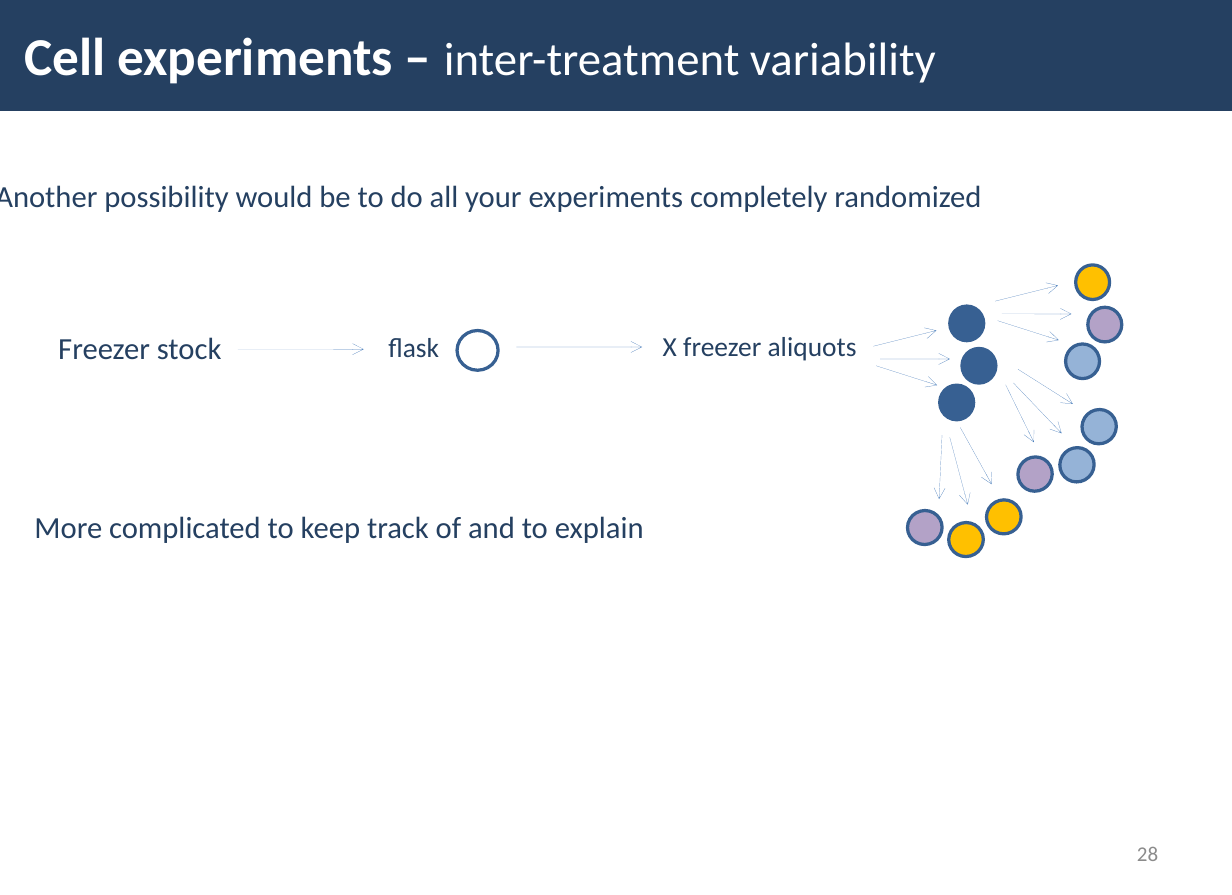
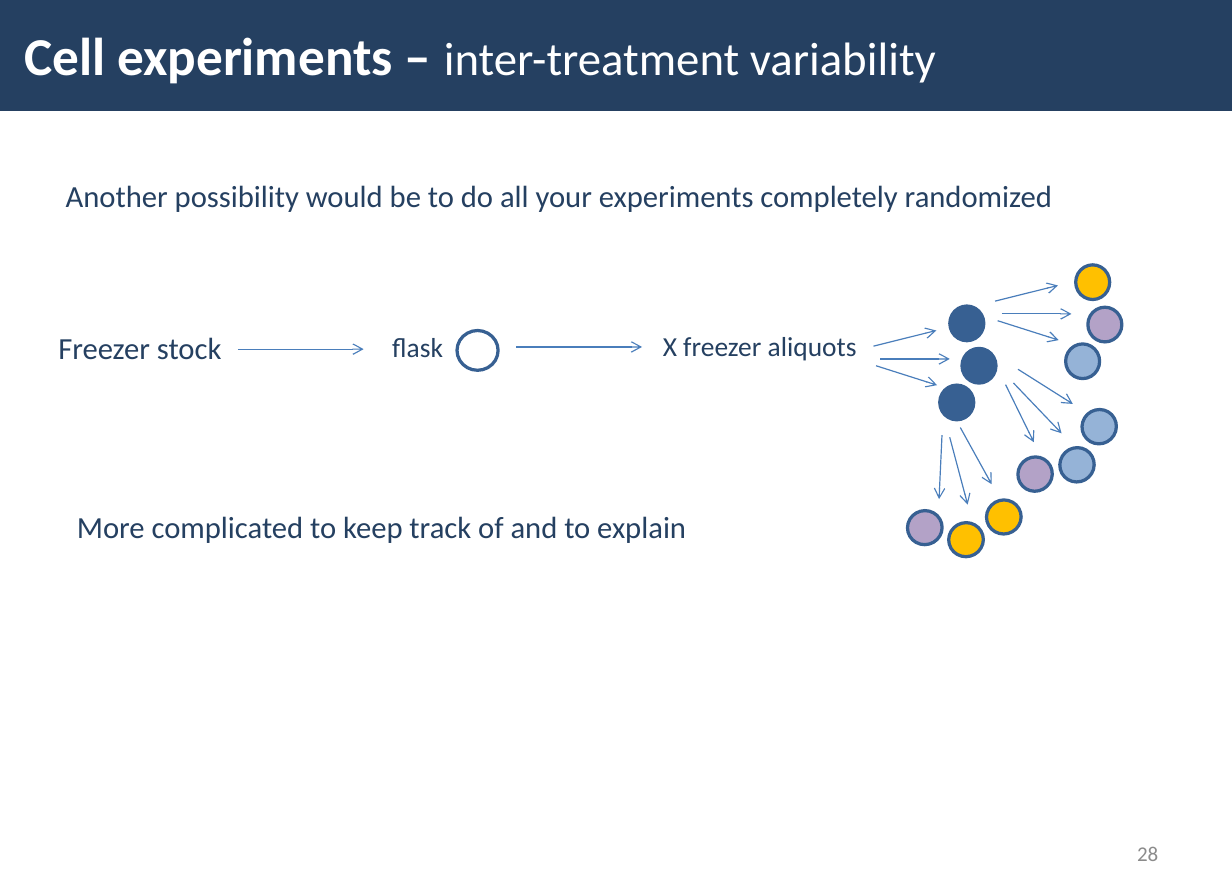
Before and after one commit to UBC-PATH/PATH548L-2026, a slide deck: slide 28 of slides/Module 7 PATH 548L 2026 - study design considerations.pptx. Drawn at 1232x895 pixels with LibreOffice and Linux fonts; fonts in the diff are those of the drawing. Boxes give left, top, right and bottom in pixels: in the first picture for what was removed or moved away, otherwise in the second. Text is boxed around its words. In the diff, an @@ line names an element or a change of style, - is before the commit and + after.

```diff
--- a/slides/Module 7 PATH 548L 2026 - study design considerations.pptx
+++ b/slides/Module 7 PATH 548L 2026 - study design considerations.pptx
@@ text "Another possibility would be to ..." rewrapped from [0,185,981,212] to [66,185,1052,212] @@
@@ arrow (995, 301) - (1058, 286): stroke #4A7EBB 0.75 pt to #4B7EBC 0.75 pt @@
@@ text "flask": place and size @@
-text "flask" at [388,338,439,357]
+text "flask" at [392,338,443,357]
@@ arrow (997, 321) - (1059, 341): stroke #4A7EBB 0.75 pt to #4B7EBC 0.75 pt @@
@@ arrow (1002, 314) - (1072, 314): stroke #4A7EBB 0.75 pt to #4B7EBC 0.75 pt @@
@@ arrow (238, 349) - (364, 349): stroke #4A7EBB 0.75 pt to #4B7EBC 0.75 pt @@
@@ arrow (516, 346) - (642, 346): stroke #4A7EBB 0.75 pt to #4B7EBC 0.75 pt @@
@@ arrow (874, 346) - (937, 330): stroke #4A7EBB 0.75 pt to #4B7EBC 0.75 pt @@
@@ arrow (880, 359) - (950, 359): stroke #4A7EBB 0.75 pt to #4B7EBC 0.75 pt @@
@@ arrow (876, 366) - (937, 385): stroke #4A7EBB 0.75 pt to #4B7EBC 0.75 pt @@
@@ arrow (1005, 385) - (1034, 442): stroke #4A7EBB 0.75 pt to #4B7EBC 0.75 pt @@
@@ arrow (1013, 382) - (1061, 434): stroke #4A7EBB 0.75 pt to #4B7EBC 0.75 pt @@
@@ arrow (1018, 370) - (1073, 403): stroke #4A7EBB 0.75 pt to #4B7EBC 0.75 pt @@
@@ arrow (943, 435) - (939, 499): stroke #4A7EBB 0.75 pt to #4B7EBC 0.75 pt @@
@@ arrow (950, 437) - (968, 504): stroke #4A7EBB 0.75 pt to #4B7EBC 0.75 pt @@
@@ arrow (960, 428) - (991, 485): stroke #4A7EBB 0.75 pt to #4B7EBC 0.75 pt @@
@@ text "More complicated to keep track ...": place and size @@
-text "More complicated to keep track ..." at [34,516,644,543]
+text "More complicated to keep track ..." at [77,516,686,543]
```
Also in this commit, not shown: 42 other slides changed, 5 other files.
